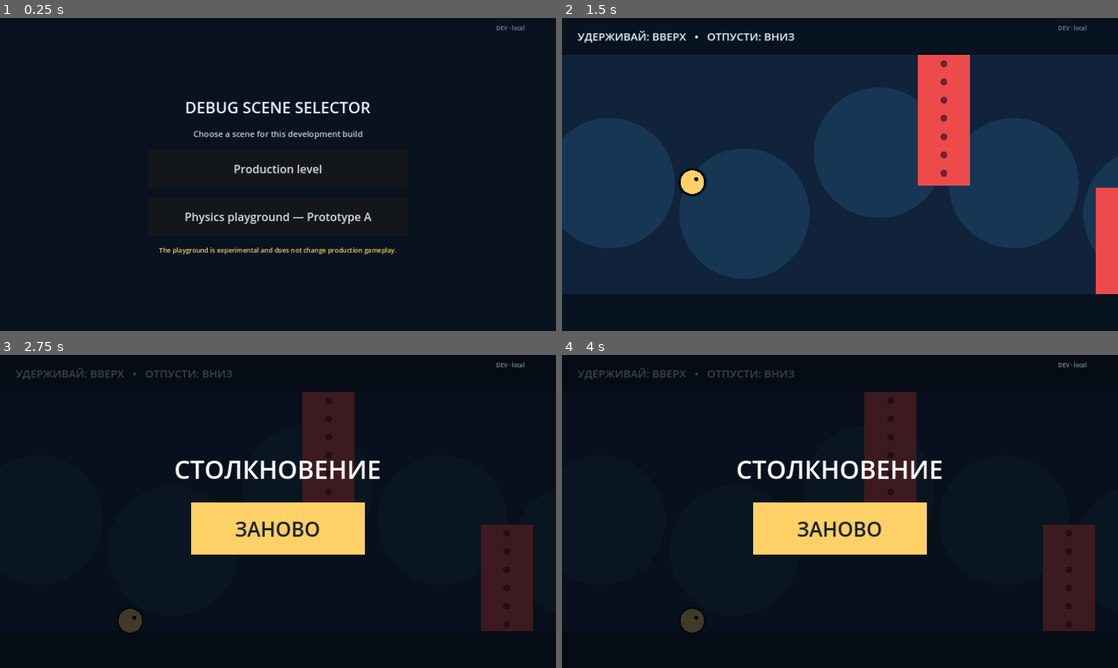
Above: before the commit, frames 1-4 (two rows, left to right).
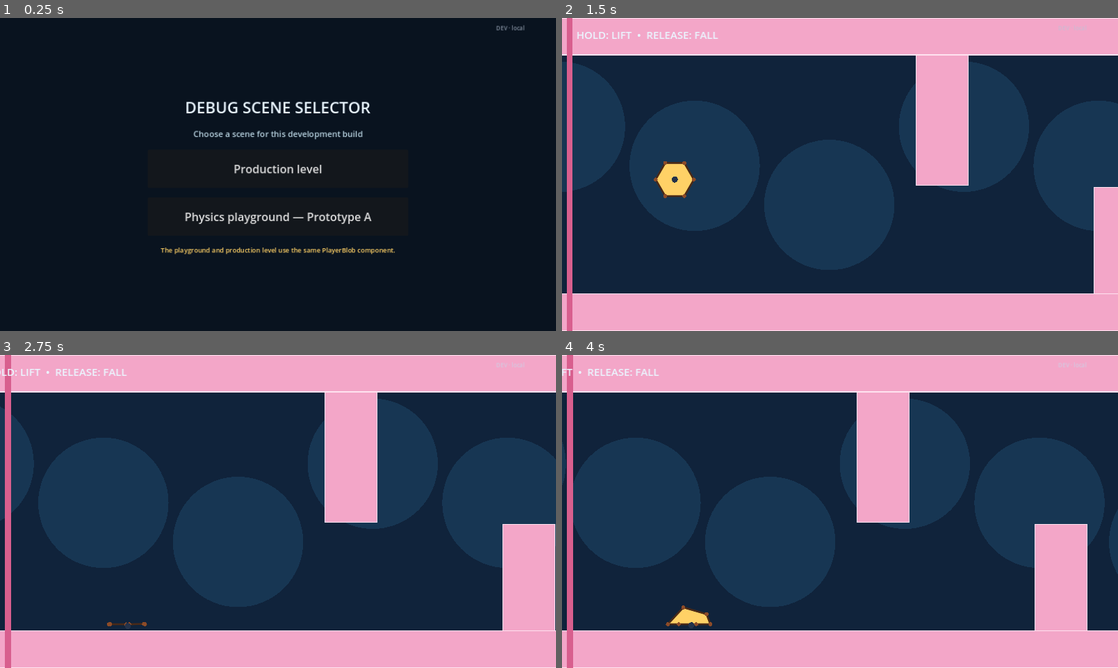
Above: after the commit, the same moments.

Repository: ted7007/test-ai-game
Game: Godot game, scene res://debug_launcher.tscn
Same seed, same stepped clock (60 frames per second), same inputs: the game is played once before the commit and once after it.
Inputs:
- Up to frame 1 (0.25 s): no input
- Up to frame 2 (1.5 s): click "DEV · local" at 0.5 s; click "Production level" at 1.25 s
- Up to frame 3 (2.75 s): click "DEV · local" at 2 s
- Up to frame 4 (4 s): click "DEV · local" at 2.75 s; click "DEV · local" at 3.5 s

The runs differ from the first frame. In frame 1, 0.5% of the frame differs, in the area x 28-72%, y 73-76%; in frame 2, 31%; in frame 3, 100%, in the area x 0-100%, y 0-100%; in frame 4, 100%.
Error after the commit: Invalid assignment of property or key 'max_length' with value of type 'float' on a base object of type 'DampedSpringJoint2D'. (res://player/player_blob.gd:148)

Commit message:
Promote spring blob to production player

Diff:
--- a/debug_launcher.gd
+++ b/debug_launcher.gd
@@ -18,7 +18,7 @@
 	menu.add_child(_label("Choose a scene for this development build", 19, Color("b9d4e2")))
 	menu.add_child(_button("Production level", _on_production_pressed))
 	menu.add_child(_button("Physics playground — Prototype A", _on_playground_pressed))
-	menu.add_child(_label("The playground is experimental and does not change production gameplay.", 15, Color("ffd166")))
+	menu.add_child(_label("The playground and production level use the same PlayerBlob component.", 15, Color("ffd166")))
 
 func _label(value: String, font_size: int, text_color: Color) -> Label:
 	var label := Label.new()
--- a/experiments/physics_playground/physics_playground.gd
+++ b/experiments/physics_playground/physics_playground.gd
@@ -11,7 +11,7 @@
 @export_range(0.0, 300.0, 5.0, "suffix:px/s") var camera_scroll_speed := 55.0
 @export_range(0.0, 160.0, 5.0, "suffix:px") var left_wall_inset := 20.0
 @export_range(720.0, 1200.0, 10.0, "suffix:px") var fall_death_y := 820.0
-@onready var blob: PrototypeABlob = $PrototypeABlob
+@onready var blob: PlayerBlob = $PlayerBlob
 @onready var camera: Camera2D = $Camera2D
 
 var _terrain_guides: Array[PackedVector2Array] = []
--- a/experiments/physics_playground/physics_playground.tscn
+++ b/experiments/physics_playground/physics_playground.tscn
@@ -1,14 +1,13 @@
 [gd_scene load_steps=3 format=3]
 
 [ext_resource type="Script" path="res://experiments/physics_playground/physics_playground.gd" id="1_root"]
-[ext_resource type="Script" path="res://experiments/physics_playground/prototype_a_blob.gd" id="2_blob"]
+[ext_resource type="PackedScene" path="res://player/player_blob.tscn" id="2_blob"]
 
 [node name="PhysicsPlayground" type="Node2D"]
 script = ExtResource("1_root")
 
-[node name="PrototypeABlob" type="Node2D" parent="."]
+[node name="PlayerBlob" parent="." instance=ExtResource("2_blob")]
 position = Vector2(170, 300)
-script = ExtResource("2_blob")
 
 [node name="Camera2D" type="Camera2D" parent="."]
 position = Vector2(640, 360)
--- a/main.gd
+++ b/main.gd
@@ -1,156 +1,170 @@
 extends Node2D
 
 const VIEW := Vector2(1280.0, 720.0)
+const WORLD_WIDTH := 3800.0
 const FLOOR_Y := 635.0
-const CEILING_Y := 85.0
-const PLAYER_X_OFFSET := 300.0
-const SPEED := 245.0
-const LIFT := 820.0
-const GRAVITY := 1150.0
-const MAX_FALL := 620.0
-const PLAYER_RADIUS := 27.0
+const CEILING_HEIGHT := 85.0
+const HALF_VIEW_WIDTH := 640.0
 const FINISH_X := 3650.0
+const CAMERA_SCROLL_SPEED := 55.0
+const LEFT_WALL_INSET := 20.0
+const FALL_DEATH_Y := 820.0
 
-var player_pos := Vector2(260.0, 360.0)
-var velocity_y := 0.0
-var touching := false
-var dead := false
-var won := false
-var elapsed_level_time := 0.0
-var last_input_type := "-"
-var obstacles: Array[Rect2] = [
-	Rect2(820, 85, 120, 300),
-	Rect2(1230, 390, 120, 245),
-	Rect2(1640, 85, 120, 330),
-	Rect2(2050, 410, 120, 225),
-	Rect2(2460, 85, 120, 285),
-	Rect2(2870, 365, 120, 270),
-	Rect2(3260, 85, 120, 315),
-]
+@onready var player: PlayerBlob = $PlayerBlob
+@onready var camera: Camera2D = $Camera2D
+
+var _terrain_guides: Array[PackedVector2Array] = []
+var _terrain_colors: Array[Color] = []
+var _camera_x := HALF_VIEW_WIDTH
+var _elapsed := 0.0
+var _game_over := false
+var _won := false
+var _restart_button: Button
+var _status_label: Label
 
 func _ready() -> void:
-	get_viewport().size_changed.connect(queue_redraw)
-	DebugLog.event("Player spawned")
+	_build_level()
+	_build_ui()
+	_reset_camera()
+	DebugLog.event("Production spring blob spawned")
+	queue_redraw()
+
+func _physics_process(delta: float) -> void:
+	if _game_over or _won:
+		_publish_debug_data(delta)
+		return
+	_elapsed += delta
+	if player.needs_safety_reset():
+		player.reset_to_start()
+		_reset_camera()
+	_camera_x = minf(_camera_x + CAMERA_SCROLL_SPEED * delta, WORLD_WIDTH - HALF_VIEW_WIDTH)
+	camera.global_position = Vector2(_camera_x, 360.0)
+	if player.get_center_position().y > FALL_DEATH_Y:
+		_end_attempt("Fell below the level")
+	elif player.get_core_left_position() <= _left_wall_x():
+		_end_attempt("Caught by the left wall")
+	elif player.get_center_position().x >= FINISH_X:
+		_win_level()
+	_publish_debug_data(delta)
 	queue_redraw()
 
 func _input(event: InputEvent) -> void:
-	if event is InputEventScreenTouch and DebugOverlay.is_badge_hit(event.position):
-		return
 	if event is InputEventScreenTouch:
-		touching = event.pressed
-		last_input_type = "touch pressed" if event.pressed else "touch released"
-		DebugLog.event("Touch pressed" if event.pressed else "Touch released")
-	if event is InputEventScreenDrag:
-		touching = true
-		last_input_type = "touch drag"
-	if event is InputEventMouseButton and event.button_index == MOUSE_BUTTON_LEFT:
-		last_input_type = "mouse pressed" if event.pressed else "mouse released"
-		DebugLog.event("Mouse pressed" if event.pressed else "Mouse released")
-	if event.is_action_pressed("ui_accept") and (dead or won):
-		last_input_type = "restart key"
-		restart()
+		if DebugOverlay.is_badge_hit(event.position):
+			return
+		player.set_touch_lift(event.pressed)
+	if event is InputEventKey and event.pressed and not event.echo and event.keycode == KEY_R:
+		_restart()
 
-func _physics_process(delta: float) -> void:
-	if dead or won:
-		_publish_debug_data(delta)
-		queue_redraw()
-		return
-	elapsed_level_time += delta
-	var lifting: bool = touching or Input.is_action_pressed("fly")
-	velocity_y += (-LIFT if lifting else GRAVITY) * delta
-	velocity_y = clamp(velocity_y, -470.0, MAX_FALL)
-	player_pos += Vector2(SPEED * delta, velocity_y * delta)
-	var player_box: Rect2 = Rect2(player_pos - Vector2.ONE * PLAYER_RADIUS, Vector2.ONE * PLAYER_RADIUS * 2.0)
-	if player_pos.y - PLAYER_RADIUS <= CEILING_Y or player_pos.y + PLAYER_RADIUS >= FLOOR_Y:
-		die("Boundary")
-	for obstacle in obstacles:
-		if player_box.intersects(obstacle):
-			DebugLog.event("Collision", "Obstacle")
-			die("Obstacle")
-	if player_pos.x >= FINISH_X:
-		won = true
-		DebugLog.event("Level finished")
-	_publish_debug_data(delta)
-	queue_redraw()
+func _restart() -> void:
+	_game_over = false
+	_won = false
+	_elapsed = 0.0
+	get_tree().paused = false
+	player.reset_to_start()
+	_reset_camera()
+	_status_label.visible = false
+	_restart_button.visible = false
+	DebugLog.event("Production level restarted")
 
-func die(reason: String = "") -> void:
-	if dead:
-		return
-	dead = true
-	touching = false
-	DebugLog.event("Player died", reason)
+func _end_attempt(reason: String) -> void:
+	_game_over = true
+	player.set_touch_lift(false)
+	_status_label.text = "GAME OVER\n%s" % reason
+	_status_label.visible = true
+	_restart_button.visible = true
+	get_tree().paused = true
+	DebugLog.event("Production attempt ended", reason)
 
-func restart() -> void:
-	player_pos = Vector2(260.0, 360.0)
-	velocity_y = 0.0
-	dead = false
-	won = false
-	touching = false
-	elapsed_level_time = 0.0
-	DebugLog.event("Restart")
-	queue_redraw()
+func _win_level() -> void:
+	_won = true
+	player.set_touch_lift(false)
+	_status_label.text = "FINISH!"
+	_status_label.visible = true
+	_restart_button.visible = true
+	get_tree().paused = true
+	DebugLog.event("Production level finished")
+
+func _reset_camera() -> void:
+	_camera_x = HALF_VIEW_WIDTH
+	camera.global_position = Vector2(_camera_x, 360.0)
+
+func _left_wall_x() -> float:
+	return _camera_x - HALF_VIEW_WIDTH + LEFT_WALL_INSET
+
+func _build_level() -> void:
+	_add_rect("Ceiling", Rect2(0, 0, WORLD_WIDTH, CEILING_HEIGHT), Color("f3a6c8"))
+	_add_rect("Floor", Rect2(0, FLOOR_Y, WORLD_WIDTH, 85), Color("f3a6c8"))
+	_add_rect("Obstacle1", Rect2(820, 85, 120, 300), Color("f3a6c8"))
+	_add_rect("Obstacle2", Rect2(1230, 390, 120, 245), Color("f3a6c8"))
+	_add_rect("Obstacle3", Rect2(1640, 85, 120, 330), Color("f3a6c8"))
+	_add_rect("Obstacle4", Rect2(2050, 410, 120, 225), Color("f3a6c8"))
+	_add_rect("Obstacle5", Rect2(2460, 85, 120, 285), Color("f3a6c8"))
+	_add_rect("Obstacle6", Rect2(2870, 365, 120, 270), Color("f3a6c8"))
+	_add_rect("Obstacle7", Rect2(3260, 85, 120, 315), Color("f3a6c8"))
+
+func _add_rect(body_name: String, rect: Rect2, color: Color) -> void:
+	var body := StaticBody2D.new()
+	body.name = body_name
+	body.collision_layer = 1
+	var collision := CollisionShape2D.new()
+	var shape := RectangleShape2D.new()
+	shape.size = rect.size
+	collision.shape = shape
+	body.position = rect.get_center()
+	body.add_child(collision)
+	add_child(body)
+	_terrain_guides.append(PackedVector2Array([rect.position, Vector2(rect.end.x, rect.position.y), rect.end, Vector2(rect.position.x, rect.end.y)]))
+	_terrain_colors.append(color)
+
+func _build_ui() -> void:
+	var layer := CanvasLayer.new()
+	layer.process_mode = Node.PROCESS_MODE_ALWAYS
+	add_child(layer)
+	_restart_button = Button.new()
+	_restart_button.process_mode = Node.PROCESS_MODE_ALWAYS
+	_restart_button.text = "Restart"
+	_restart_button.position = Vector2(1080, 18)
+	_restart_button.size = Vector2(170, 58)
+	_restart_button.add_theme_font_size_override("font_size", 22)
+	_restart_button.visible = false
+	_restart_button.pressed.connect(_restart)
+	layer.add_child(_restart_button)
+	_status_label = Label.new()
+	_status_label.process_mode = Node.PROCESS_MODE_ALWAYS
+	_status_label.set_anchors_preset(Control.PRESET_CENTER)
+	_status_label.position = Vector2(-300, -70)
+	_status_label.size = Vector2(600, 140)
+	_status_label.horizontal_alignment = HORIZONTAL_ALIGNMENT_CENTER
+	_status_label.vertical_alignment = VERTICAL_ALIGNMENT_CENTER
+	_status_label.add_theme_font_size_override("font_size", 42)
+	_status_label.add_theme_color_override("font_color", Color("ffd166"))
+	_status_label.visible = false
+	layer.add_child(_status_label)
 
 func _publish_debug_data(delta: float) -> void:
-	var state := "dead" if dead else ("finished" if won else "playing")
+	var state := "game_over" if _game_over else ("finished" if _won else "playing")
 	DebugOverlay.set_game_data({
 		"scene": get_tree().current_scene.name,
 		"state": state,
-		"elapsed": elapsed_level_time,
-		"position": player_pos,
-		"velocity": Vector2(SPEED if not dead and not won else 0.0, velocity_y),
-		"vertical_velocity": velocity_y,
-		"alive": not dead,
-		"touch": "pressed" if touching else "released",
-		"input": last_input_type,
+		"elapsed": _elapsed,
+		"position": player.get_center_position(),
+		"velocity": player.get_velocity(),
+		"vertical_velocity": player.get_velocity().y,
+		"alive": not _game_over,
+		"touch": "pressed" if Input.is_action_pressed("fly") else "released",
+		"input": "spring blob",
 		"frame_time": delta * 1000.0,
 	})
 
 func _draw() -> void:
-	var size: Vector2 = get_viewport_rect().size
-	var scale_factor: float = minf(size.x / VIEW.x, size.y / VIEW.y)
-	var origin: Vector2 = (size - VIEW * scale_factor) * 0.5
-	draw_set_transform(origin, 0.0, Vector2.ONE * scale_factor)
-	draw_rect(Rect2(Vector2.ZERO, VIEW), Color("10233b"))
-	var camera_x: float = maxf(0.0, player_pos.x - PLAYER_X_OFFSET)
-	# Soft background bands add depth without external assets.
-	for i in range(7):
-		var bx: float = fmod(float(i * 310) - camera_x * 0.18, 2170.0) - 200.0
-		draw_circle(Vector2(bx, 310 + (i % 3) * 70), 150.0, Color("173653"))
-	draw_rect(Rect2(0, 0, VIEW.x, CEILING_Y), Color("07131f"))
-	draw_rect(Rect2(0, FLOOR_Y, VIEW.x, VIEW.y - FLOOR_Y), Color("07131f"))
-	for obstacle in obstacles:
-		var shown: Rect2 = Rect2(obstacle.position - Vector2(camera_x, 0), obstacle.size)
-		draw_rect(shown, Color("ed4b4b"))
-		for y in range(int(shown.position.y) + 20, int(shown.end.y), 42):
-			draw_circle(Vector2(shown.position.x + shown.size.x / 2.0, y), 8.0, Color("781f32"))
-	var finish_x: float = FINISH_X - camera_x
-	draw_rect(Rect2(finish_x, CEILING_Y, 22, FLOOR_Y - CEILING_Y), Color("61e786"))
-	draw_circle(Vector2(player_pos.x - camera_x, player_pos.y), PLAYER_RADIUS + 6, Color("081019"))
-	draw_circle(Vector2(player_pos.x - camera_x, player_pos.y), PLAYER_RADIUS, Color("ffd166"))
-	draw_circle(Vector2(player_pos.x - camera_x + 9, player_pos.y - 7), 5, Color("101820"))
-	draw_string(ThemeDB.fallback_font, Vector2(36, 52), "УДЕРЖИВАЙ: ВВЕРХ   •   ОТПУСТИ: ВНИЗ", HORIZONTAL_ALIGNMENT_LEFT, -1, 25, Color("eaf6ff"))
-	if dead or won:
-		draw_rect(Rect2(Vector2.ZERO, VIEW), Color(0.02, 0.04, 0.07, 0.76))
-		var title: String = "ФИНИШ!" if won else "СТОЛКНОВЕНИЕ"
-		draw_string(ThemeDB.fallback_font, Vector2(0, 285), title, HORIZONTAL_ALIGNMENT_CENTER, VIEW.x, 58, Color("ffffff"))
-		draw_rect(Rect2(440, 340, 400, 120), Color("ffd166"), true)
-		draw_string(ThemeDB.fallback_font, Vector2(440, 418), "ЗАНОВО", HORIZONTAL_ALIGNMENT_CENTER, 400, 46, Color("142030"))
-
-func _unhandled_input(event: InputEvent) -> void:
-	if not (dead or won):
-		return
-	var press: bool = false
-	var pointer_position := Vector2.ZERO
-	if event is InputEventScreenTouch:
-		press = event.pressed
-		pointer_position = event.position
-	elif event is InputEventMouseButton:
-		press = event.button_index == MOUSE_BUTTON_LEFT and event.pressed
-		pointer_position = event.position
-	if press:
-		var size: Vector2 = get_viewport_rect().size
-		var scale_factor: float = minf(size.x / VIEW.x, size.y / VIEW.y)
-		var origin: Vector2 = (size - VIEW * scale_factor) * 0.5
-		var local: Vector2 = (pointer_position - origin) / scale_factor
-		if Rect2(440, 340, 400, 120).has_point(local):
-			restart()
+	draw_rect(Rect2(0, 0, WORLD_WIDTH, VIEW.y), Color("10233b"))
+	for i in range(14):
+		draw_circle(Vector2(float(i * 310), 250 + (i % 3) * 90), 150.0, Color("173653"))
+	for i in _terrain_guides.size():
+		var guide := _terrain_guides[i]
+		draw_colored_polygon(guide, _terrain_colors[i])
+		draw_polyline(guide + PackedVector2Array([guide[0]]), Color("ffe3f0"), 2.0)
+	draw_rect(Rect2(_left_wall_x() - 14.0, 0.0, 14.0, VIEW.y), Color("d85f8e"))
+	draw_rect(Rect2(FINISH_X, CEILING_HEIGHT, 20, FLOOR_Y - CEILING_HEIGHT), Color("61e786"))
+	draw_string(ThemeDB.fallback_font, Vector2(38, 48), "HOLD: LIFT  •  RELEASE: FALL", HORIZONTAL_ALIGNMENT_LEFT, -1, 24, Color("eaf6ff"))
--- a/main.tscn
+++ b/main.tscn
@@ -1,6 +1,15 @@
-[gd_scene load_steps=2 format=3]
+[gd_scene load_steps=3 format=3]
 
-[ext_resource path="res://main.gd" type="Script" id="1"]
+[ext_resource type="Script" path="res://main.gd" id="1_main"]
+[ext_resource type="PackedScene" path="res://player/player_blob.tscn" id="2_blob"]
 
 [node name="Main" type="Node2D"]
-script = ExtResource("1")
+script = ExtResource("1_main")
+
+[node name="PlayerBlob" parent="." instance=ExtResource("2_blob")]
+position = Vector2(260, 360)
+
+[node name="Camera2D" type="Camera2D" parent="."]
+position = Vector2(640, 360)
+position_smoothing_enabled = true
+position_smoothing_speed = 8.0
--- a/experiments/physics_playground/prototype_a_blob.gd
+++ b/player/player_blob.gd
@@ -1,8 +1,7 @@
-class_name PrototypeABlob
+class_name PlayerBlob
 extends Node2D
 
-## Prototype A: a small RigidBody2D spring blob. All values are exposed so the
-## experiment can be tuned in the Inspector without editing this script.
+## Production spring-blob player. Gameplay tuning remains exposed in Inspector.
 @export_category("Blob shape")
 @export_range(4, 12, 1) var outer_body_count := 6
 @export_range(8.0, 40.0, 1.0, "suffix:px") var outer_radius := 16.0
@@ -78,6 +77,9 @@
 
 func get_core_left_position() -> float:
 	return center_body.global_position.x - center_radius
+
+func get_velocity() -> Vector2:
+	return center_body.linear_velocity
 
 func needs_safety_reset() -> bool:
 	for body in outer_bodies:
--- /dev/null
+++ b/player/player_blob.tscn
@@ -0,0 +1,6 @@
+[gd_scene load_steps=2 format=3]
+
+[ext_resource type="Script" path="res://player/player_blob.gd" id="1_blob"]
+
+[node name="PlayerBlob" type="Node2D"]
+script = ExtResource("1_blob")
Not shown, changed: PHYSICS.md
